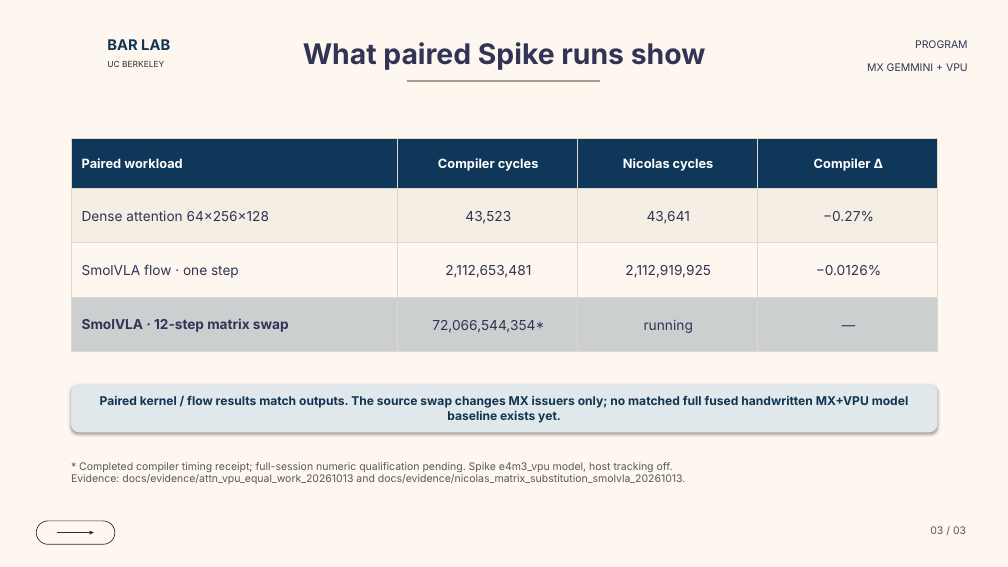
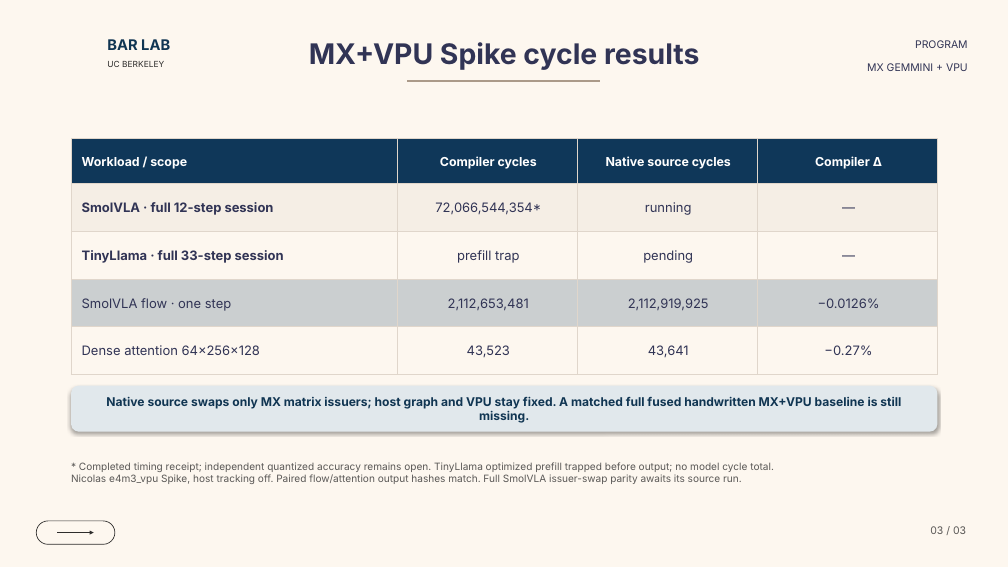
Before and after one commit to ucb-bar/mx-gemmini-mlir, a slide deck: slide 3 of docs/presentations/mx_gemmini_dialect_overview.pptx. Drawn at 1008x567 pixels with LibreOffice and Linux fonts; fonts in the diff are those of the drawing; background and template pictures are left out. Boxes give left, top, right and bottom in pixels: in the first picture for what was removed or moved away, otherwise in the second. Text is boxed around its words. In the diff, an @@ line names an element or a change of style, - is before the commit and + after.

Commit message:
Show concrete MX lowering in editable slides

```diff
--- a/docs/presentations/mx_gemmini_dialect_overview.pptx
+++ b/docs/presentations/mx_gemmini_dialect_overview.pptx
@@ text at (309, 42, 699, 70): text changed @@
-What paired Spike runs show
+MX+VPU Spike cycle results
@@ table at (71, 138, 938, 374) @@
-row 1: Paired workload | Compiler cycles | Nicolas cycles | Compiler Δ
+row 1: Workload / scope | Compiler cycles | Native source cycles | Compiler Δ
+row 2: SmolVLA · full 12-step session | 72,066,544,354* | running | —
+row 3: TinyLlama · full 33-step session | prefill trap | pending | —
+row 4: SmolVLA flow · one step | 2,112,653,481 | 2,112,919,925 | −0.0126%
-row 3: SmolVLA flow · one step | 2,112,653,481 | 2,112,919,925 | −0.0126%
-row 4: SmolVLA · 12-step matrix swap | 72,066,544,354* | running | —
@@ text in rounded rectangle at (106, 397, 901, 423): text changed @@
-Paired kernel / flow results match outputs. The source swap changes MX issuers only; no matched full fused handwritten MX+VPU model baseline exists yet.
+Native source swaps only MX matrix issuers; host graph and VPU stay fixed. A matched full fused handwritten MX+VPU baseline is still missing.
@@ text at (71, 462, 774, 484): text changed; size 10 to 9.6 pt @@
-* Completed compiler timing receipt; full-session numeric qualification pending. Spike e4m3_vpu model, host tracking off.
-Evidence: docs/evidence/attn_vpu_equal_work_20261013 and docs/evidence/nicolas_matrix_substitution_smolvla_20261013.
+* Completed timing receipt; independent quantized accuracy remains open. TinyLlama optimized prefill trapped before output; no model cycle total.
+Nicolas e4m3_vpu Spike, host tracking off. Paired flow/attention output hashes match. Full SmolVLA issuer-swap parity awaits its source run.
```
Also in this commit, not shown: 2 other slides changed, 2 other files.
